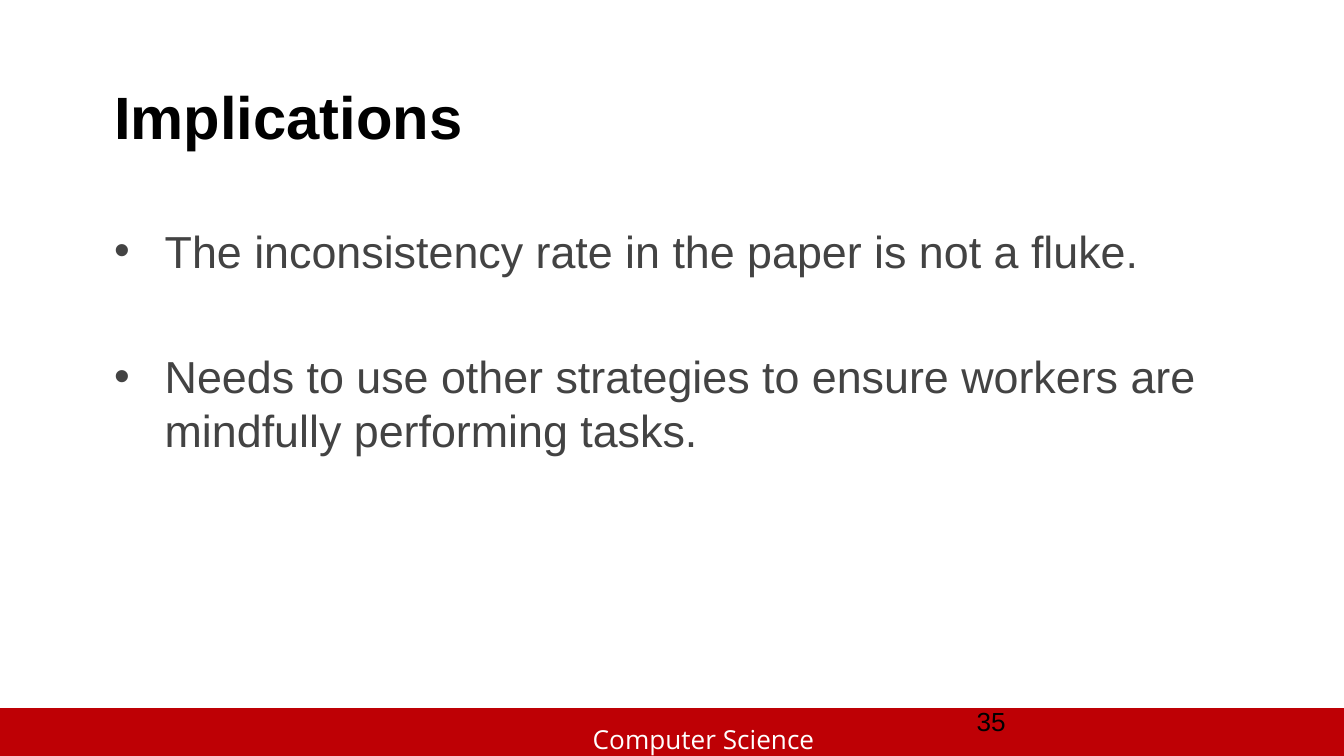
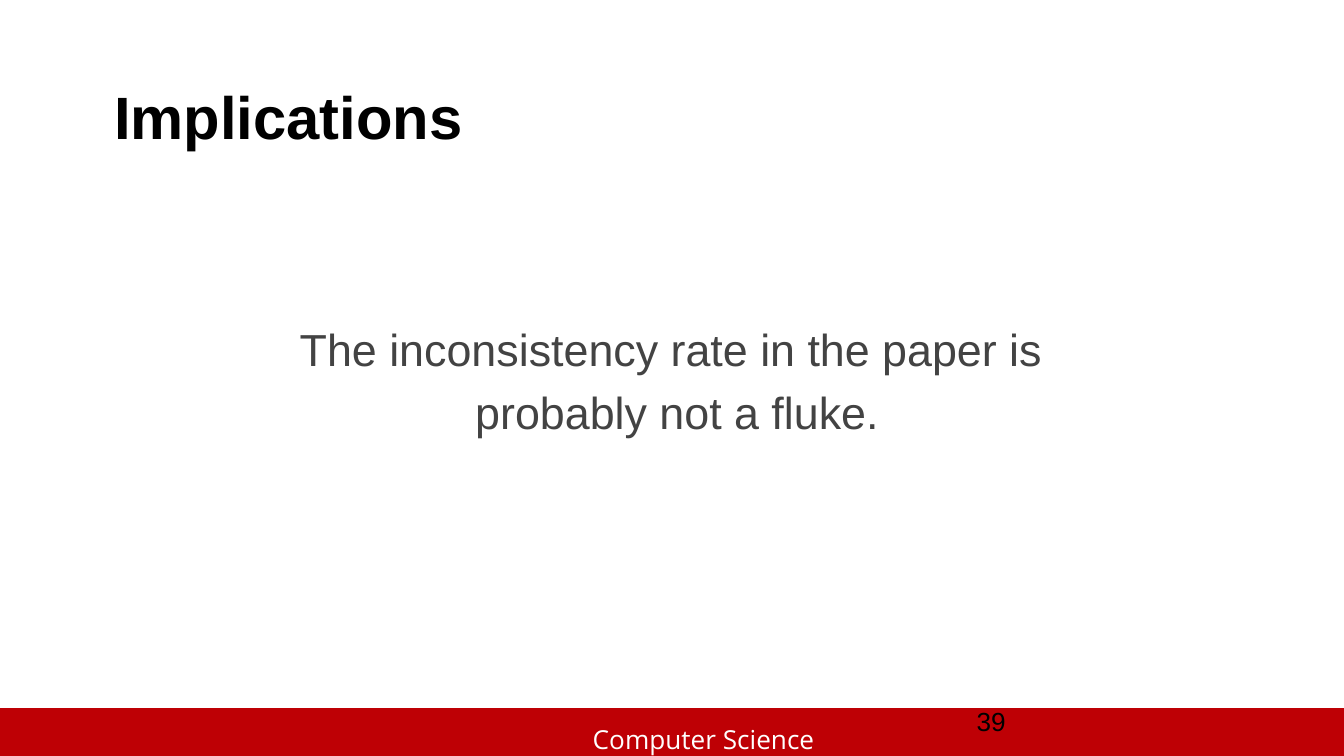
Before and after one commit to slhttc/slhttc.github.io, a slide deck: slide 39 of cv/Exploring Crowd Consistency in a Mechanical Turk Survey.pptx (slide 35 before the commit). Drawn at 1344x756 pixels with LibreOffice and Linux fonts; fonts in the diff are those of the drawing; background and template pictures are left out. Boxes give left, top, right and bottom in pixels: in the first picture for what was removed or moved away, otherwise in the second. Text is boxed around its words. In the diff, an @@ line names an element or a change of style, - is before the commit and + after.

```diff
--- a/cv/Exploring Crowd Consistency in a Mechanical Turk Survey.pptx
+++ b/cv/Exploring Crowd Consistency in a Mechanical Turk Survey.pptx
@@ subtitle "The inconsistency rate in the ..." at (x1=300, y1=333, x2=1041, y2=438): vertical alignment top to middle @@
@@ subtitle at (x1=300, y1=333, x2=1041, y2=438): text changed @@
-• The inconsistency rate in the paper is not a fluke.
-• Needs to use other strategies to ensure workers are mindfully performing tasks.
+The inconsistency rate in the paper is
+probably not a fluke.
@@ page number at (x1=977, y1=712, x2=1006, y2=732): text changed @@
-35
+39
```
Also in this commit, not shown: 5 other slides changed, 7 slides added, 3 slides removed.
